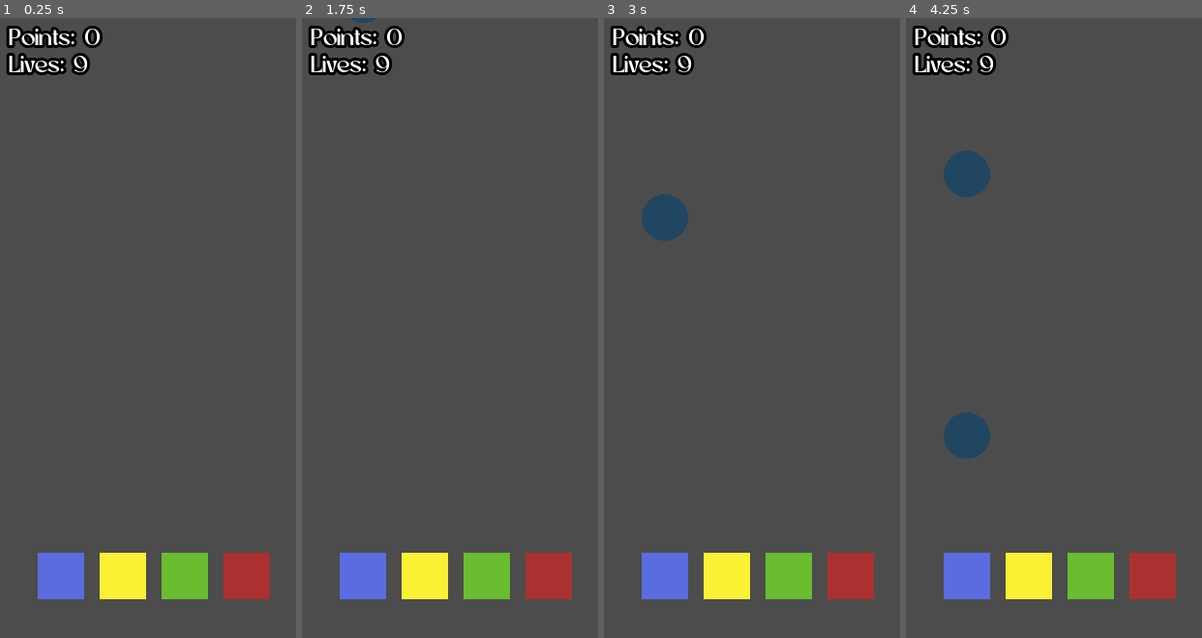
Above: before the commit, frames 1-4 (left to right).
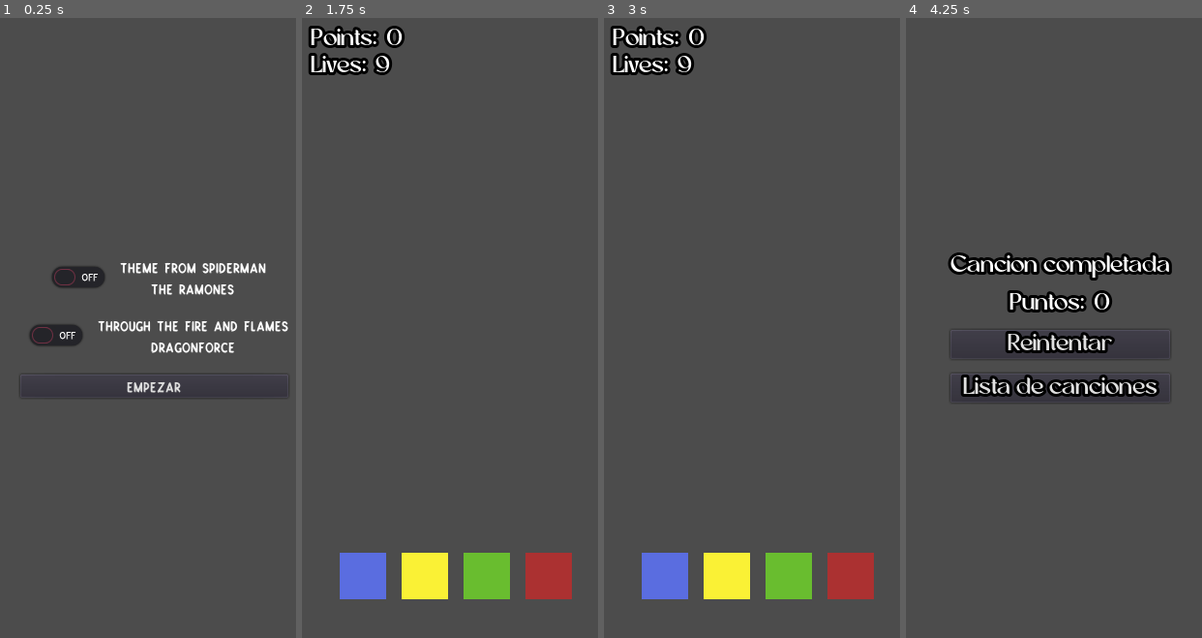
Above: after the commit, the same moments.

Repository: Axelrpg/Guitar-Hero
Game: Godot game, scene res://scenes/GUI/songs_list.tscn
Same seed, same stepped clock (60 frames per second), same inputs: the game is played once before the commit and once after it. Before the commit the project starts from res://scenes/play.tscn. Sound files missing from this copy of the repository are replaced by a short silence.
Inputs (mouse positions are in pixels of both pictures, inside the frame that each line leads up to):
- Up to frame 1 (0.25 s): no input
- Up to frame 2 (1.75 s): click (381, 278) at 0.52 s; click (455, 383) at 1.25 s, where only the run after the commit has a clickable "Empezar"
- Up to frame 3 (3 s): tap Q (button_1) at 2.1 s; click (757, 346) at 2.75 s, where only the run after the commit has a clickable "Reintentar"
- Up to frame 4 (4.25 s): tap W (button_2) at 3.6 s

The runs differ from the first frame. In frame 1, 9.4% of the frame differs, in the area x 2-98%, y 1-94%; in frame 2, less than 0.1%; in frame 3, 0.9%; in frame 4, 14%, in the area x 2-92%, y 1-94%.

Commit message:
Ventana al completar la canción

Diff:
--- /dev/null
+++ b/fonts/songs.tres
@@ -0,0 +1,6 @@
+[gd_resource type="DynamicFont" load_steps=2 format=2]
+
+[ext_resource path="res://fonts/Jason Brush.otf" type="DynamicFontData" id=1]
+
+[resource]
+font_data = ExtResource( 1 )
--- a/project.godot
+++ b/project.godot
@@ -11,7 +11,7 @@
 [application]
 
 config/name="Guitar Hero"
-run/main_scene="res://scenes/play.tscn"
+run/main_scene="res://scenes/GUI/songs_list.tscn"
 config/icon="res://icon.png"
 
 [autoload]
--- a/scenes/GLOBAL.gd
+++ b/scenes/GLOBAL.gd
@@ -6,6 +6,9 @@
 # Variables para almacenar el número de vidas y puntos del jugador
 var LIVES = 9
 var POINTS = 0
+
+# Variable para almacenar la ruta de la cancion seleccionada
+var SONG
 
 # Variable para almacenar el generador de números aleatorios
 onready var rng : RandomNumberGenerator = RandomNumberGenerator.new()
--- /dev/null
+++ b/scenes/GUI/buttongroup_songs.tres
@@ -0,0 +1,4 @@
+[gd_resource type="ButtonGroup" format=2]
+
+[resource]
+resource_name = "songs"
--- /dev/null
+++ b/scenes/GUI/completed_song.gd
@@ -0,0 +1,19 @@
+extends Control
+
+# Referencia al nodo que mostrará la puntuación
+onready var points = $VBoxContainer/HBoxContainer2/points
+
+# Se ejecuta al terminar de cargar la escena
+func _ready():
+	# Establece el texto de la puntuación con el valor de la variable global
+	points.text = str(GLOBAL.POINTS)
+
+# Se ejecuta al presionar el botón "Retry"
+func _on_retry_pressed():
+	# Cambia la escena actual a la escena de juego
+	get_tree().change_scene("res://scenes/play.tscn")
+
+# Se ejecuta al presionar el botón "Songs List"
+func _on_songs_list_pressed():
+	# Cambia la escena actual a la escena de la lista de canciones
+	get_tree().change_scene("res://scenes/GUI/songs_list.tscn")
--- a/scenes/gui/failed song.tscn
+++ b/scenes/GUI/completed_song.tscn
@@ -1,48 +1,47 @@
 [gd_scene load_steps=4 format=2]
 
 [ext_resource path="res://fonts/GUI.tres" type="DynamicFont" id=1]
-[ext_resource path="res://scenes/gui/failed song.gd" type="Script" id=2]
-[ext_resource path="res://music/Booooo.mp3" type="AudioStream" id=3]
+[ext_resource path="res://music/Claps.mp3" type="AudioStream" id=2]
+[ext_resource path="res://scenes/GUI/completed_song.gd" type="Script" id=3]
 
-[node name="failed song" type="Control"]
+[node name="completed_song" type="Control"]
 anchor_right = 1.0
 anchor_bottom = 1.0
-script = ExtResource( 2 )
+script = ExtResource( 3 )
 
 [node name="VBoxContainer" type="VBoxContainer" parent="."]
 anchor_left = 0.5
 anchor_top = 0.5
 anchor_right = 0.5
 anchor_bottom = 0.5
-margin_left = -106.5
+margin_left = -113.5
 margin_top = -76.5
-margin_right = 106.5
+margin_right = 113.5
 margin_bottom = 76.5
 custom_constants/separation = 15
 
 [node name="HBoxContainer" type="HBoxContainer" parent="VBoxContainer"]
-margin_right = 213.0
+margin_right = 227.0
 margin_bottom = 24.0
 alignment = 1
 
 [node name="Label" type="Label" parent="VBoxContainer/HBoxContainer"]
-margin_left = 26.0
-margin_right = 186.0
+margin_right = 227.0
 margin_bottom = 24.0
 custom_fonts/font = ExtResource( 1 )
-text = "Cancion fallida"
+text = "Cancion completada"
 align = 1
 valign = 1
 
 [node name="HBoxContainer2" type="HBoxContainer" parent="VBoxContainer"]
 margin_top = 39.0
-margin_right = 213.0
+margin_right = 227.0
 margin_bottom = 63.0
 alignment = 1
 
 [node name="Label" type="Label" parent="VBoxContainer/HBoxContainer2"]
-margin_left = 54.0
-margin_right = 137.0
+margin_left = 61.0
+margin_right = 144.0
 margin_bottom = 24.0
 custom_fonts/font = ExtResource( 1 )
 text = "Puntos: "
@@ -50,8 +49,8 @@
 valign = 1
 
 [node name="points" type="Label" parent="VBoxContainer/HBoxContainer2"]
-margin_left = 141.0
-margin_right = 158.0
+margin_left = 148.0
+margin_right = 165.0
 margin_bottom = 24.0
 custom_fonts/font = ExtResource( 1 )
 text = "0"
@@ -60,22 +59,23 @@
 
 [node name="retry" type="Button" parent="VBoxContainer"]
 margin_top = 78.0
-margin_right = 213.0
+margin_right = 227.0
 margin_bottom = 108.0
 custom_fonts/font = ExtResource( 1 )
 text = "Reintentar"
 icon_align = 1
 
-[node name="songs list" type="Button" parent="VBoxContainer"]
+[node name="songs_list" type="Button" parent="VBoxContainer"]
 margin_top = 123.0
-margin_right = 213.0
+margin_right = 227.0
 margin_bottom = 153.0
 custom_fonts/font = ExtResource( 1 )
 text = "Lista de canciones"
 icon_align = 1
 
-[node name="boooooo" type="AudioStreamPlayer" parent="."]
-stream = ExtResource( 3 )
+[node name="claps" type="AudioStreamPlayer" parent="."]
+stream = ExtResource( 2 )
 autoplay = true
 
 [connection signal="pressed" from="VBoxContainer/retry" to="." method="_on_retry_pressed"]
+[connection signal="pressed" from="VBoxContainer/songs_list" to="." method="_on_songs_list_pressed"]
--- /dev/null
+++ b/scenes/GUI/failed_song.gd
@@ -0,0 +1,19 @@
+extends Control
+
+# Referencia al nodo que mostrará la puntuación
+onready var points = $VBoxContainer/HBoxContainer2/points
+
+# Se ejecuta al terminar de cargar la escena
+func _ready():
+	# Establece el texto de la puntuación con el valor de la variable global
+	points.text = str(GLOBAL.POINTS)
+
+# Se ejecuta al presionar el botón "Retry"
+func _on_retry_pressed():
+	# Cambia la escena actual a la escena de juego
+	get_tree().change_scene("res://scenes/play.tscn")
+
+# Se ejecuta al presionar el botón "Songs List"
+func _on_songs_list_pressed():
+	# Cambia la escena actual a la escena de la lista de canciones
+	get_tree().change_scene("res://scenes/GUI/songs_list.tscn")
--- /dev/null
+++ b/scenes/GUI/failed_song.tscn
@@ -0,0 +1,82 @@
+[gd_scene load_steps=4 format=2]
+
+[ext_resource path="res://fonts/GUI.tres" type="DynamicFont" id=1]
+[ext_resource path="res://scenes/GUI/failed_song.gd" type="Script" id=2]
+[ext_resource path="res://music/Booooo.mp3" type="AudioStream" id=3]
+
+[node name="failed_song" type="Control"]
+anchor_right = 1.0
+anchor_bottom = 1.0
+script = ExtResource( 2 )
+
+[node name="VBoxContainer" type="VBoxContainer" parent="."]
+anchor_left = 0.5
+anchor_top = 0.5
+anchor_right = 0.5
+anchor_bottom = 0.5
+margin_left = -106.5
+margin_top = -76.5
+margin_right = 106.5
+margin_bottom = 76.5
+custom_constants/separation = 15
+
+[node name="HBoxContainer" type="HBoxContainer" parent="VBoxContainer"]
+margin_right = 213.0
+margin_bottom = 24.0
+alignment = 1
+
+[node name="Label" type="Label" parent="VBoxContainer/HBoxContainer"]
+margin_left = 26.0
+margin_right = 186.0
+margin_bottom = 24.0
+custom_fonts/font = ExtResource( 1 )
+text = "Cancion fallida"
+align = 1
+valign = 1
+
+[node name="HBoxContainer2" type="HBoxContainer" parent="VBoxContainer"]
+margin_top = 39.0
+margin_right = 213.0
+margin_bottom = 63.0
+alignment = 1
+
+[node name="Label" type="Label" parent="VBoxContainer/HBoxContainer2"]
+margin_left = 54.0
+margin_right = 137.0
+margin_bottom = 24.0
+custom_fonts/font = ExtResource( 1 )
+text = "Puntos: "
+align = 1
+valign = 1
+
+[node name="points" type="Label" parent="VBoxContainer/HBoxContainer2"]
+margin_left = 141.0
+margin_right = 158.0
+margin_bottom = 24.0
+custom_fonts/font = ExtResource( 1 )
+text = "0"
+align = 1
+valign = 1
+
+[node name="retry" type="Button" parent="VBoxContainer"]
+margin_top = 78.0
+margin_right = 213.0
+margin_bottom = 108.0
+custom_fonts/font = ExtResource( 1 )
+text = "Reintentar"
+icon_align = 1
+
+[node name="songs_list" type="Button" parent="VBoxContainer"]
+margin_top = 123.0
+margin_right = 213.0
+margin_bottom = 153.0
+custom_fonts/font = ExtResource( 1 )
+text = "Lista de canciones"
+icon_align = 1
+
+[node name="booooo" type="AudioStreamPlayer" parent="."]
+stream = ExtResource( 3 )
+autoplay = true
+
+[connection signal="pressed" from="VBoxContainer/retry" to="." method="_on_retry_pressed"]
+[connection signal="pressed" from="VBoxContainer/songs_list" to="." method="_on_songs_list_pressed"]
--- /dev/null
+++ b/scenes/GUI/songs_list.gd
@@ -0,0 +1,24 @@
+extends Control
+
+# Referencia a los botones de selección de canción
+onready var checkbuttons = [
+	$VBoxContainer/song1/CheckButton,
+	$VBoxContainer/song2/CheckButton
+]
+
+# Lista de canciones disponibles
+var songlist = [
+	"res://music/Theme From Spiderman.mp3",
+	"res://music/Through The Fire And Flames.mp3"
+]
+
+# Se ejecuta al presionar el botón "start"
+func _on_start_pressed():
+	# Itera a través de cada botón de selección de canción
+	for i in range(checkbuttons.size()):
+		# Verifica si el botón está presionado
+		if checkbuttons[i].pressed:
+			# Asigna la canción seleccionada a la variable global
+			GLOBAL.SONG = songlist[i]
+			# Cambia a la escena de juego
+			get_tree().change_scene("res://scenes/play.tscn")
--- /dev/null
+++ b/scenes/GUI/songs_list.tscn
@@ -0,0 +1,96 @@
+[gd_scene load_steps=4 format=2]
+
+[ext_resource path="res://fonts/songs.tres" type="DynamicFont" id=1]
+[ext_resource path="res://scenes/GUI/buttongroup_songs.tres" type="ButtonGroup" id=2]
+[ext_resource path="res://scenes/GUI/songs_list.gd" type="Script" id=3]
+
+[node name="song_menu" type="Control"]
+anchor_right = 1.0
+anchor_bottom = 1.0
+script = ExtResource( 3 )
+
+[node name="VBoxContainer" type="VBoxContainer" parent="."]
+anchor_left = 0.5
+anchor_top = 0.5
+anchor_right = 0.5
+anchor_bottom = 0.5
+margin_left = -138.5
+margin_top = -72.0
+margin_right = 138.5
+margin_bottom = 72.0
+custom_constants/separation = 20
+
+[node name="song1" type="HBoxContainer" parent="VBoxContainer"]
+margin_right = 277.0
+margin_bottom = 40.0
+alignment = 1
+
+[node name="CheckButton" type="CheckButton" parent="VBoxContainer/song1"]
+margin_left = 23.0
+margin_right = 99.0
+margin_bottom = 40.0
+group = ExtResource( 2 )
+
+[node name="VBoxContainer" type="VBoxContainer" parent="VBoxContainer/song1"]
+margin_left = 103.0
+margin_right = 254.0
+margin_bottom = 40.0
+
+[node name="song_name" type="Label" parent="VBoxContainer/song1/VBoxContainer"]
+margin_right = 151.0
+margin_bottom = 18.0
+custom_fonts/font = ExtResource( 1 )
+text = "Theme From Spiderman"
+align = 1
+valign = 1
+
+[node name="song_artist" type="Label" parent="VBoxContainer/song1/VBoxContainer"]
+margin_top = 22.0
+margin_right = 151.0
+margin_bottom = 40.0
+custom_fonts/font = ExtResource( 1 )
+text = "The Ramones"
+align = 1
+valign = 1
+
+[node name="song2" type="HBoxContainer" parent="VBoxContainer"]
+margin_top = 60.0
+margin_right = 277.0
+margin_bottom = 100.0
+alignment = 1
+
+[node name="CheckButton" type="CheckButton" parent="VBoxContainer/song2"]
+margin_right = 76.0
+margin_bottom = 40.0
+group = ExtResource( 2 )
+
+[node name="VBoxContainer" type="VBoxContainer" parent="VBoxContainer/song2"]
+margin_left = 80.0
+margin_right = 277.0
+margin_bottom = 40.0
+
+[node name="song_name" type="Label" parent="VBoxContainer/song2/VBoxContainer"]
+margin_right = 197.0
+margin_bottom = 18.0
+custom_fonts/font = ExtResource( 1 )
+text = "Through The Fire And Flames"
+align = 1
+valign = 1
+
+[node name="song_artist" type="Label" parent="VBoxContainer/song2/VBoxContainer"]
+margin_top = 22.0
+margin_right = 197.0
+margin_bottom = 40.0
+custom_fonts/font = ExtResource( 1 )
+text = "Dragonforce"
+align = 1
+valign = 1
+
+[node name="start" type="Button" parent="VBoxContainer"]
+margin_top = 120.0
+margin_right = 277.0
+margin_bottom = 144.0
+custom_fonts/font = ExtResource( 1 )
+text = "Empezar"
+
+[connection signal="pressed" from="VBoxContainer/start" to="." method="_on_start_pressed"]
--- a/scenes/gui/GUI.tscn
+++ b/scenes/gui/GUI.tscn
@@ -1,7 +1,7 @@
 [gd_scene load_steps=3 format=2]
 
 [ext_resource path="res://fonts/GUI.tres" type="DynamicFont" id=1]
-[ext_resource path="res://scenes/gui/GUI.gd" type="Script" id=2]
+[ext_resource path="res://scenes/GUI/GUI.gd" type="Script" id=2]
 
 [node name="GUI" type="Control"]
 anchor_right = 1.0
--- a/scenes/gui/failed song.gd
+++ /dev/null
@@ -1,9 +0,0 @@
-extends Control
-
-onready var points = $VBoxContainer/HBoxContainer2/points
-
-func _ready():
-	points.text = str(GLOBAL.POINTS)
-
-func _on_retry_pressed():
-	get_tree().change_scene("res://scenes/play.tscn")
--- a/scenes/play.gd
+++ b/scenes/play.gd
@@ -1,5 +1,18 @@
 extends Node2D
 
+# Cargar la canción desde la variable global
+var song = load(GLOBAL.SONG)
+
 func _ready():
+	# Establece la cantidad de vidas y puntos en cero
 	GLOBAL.LIVES = 9
 	GLOBAL.POINTS = 0
+	# Asigna la canción cargada al stream del reproductor
+	$music.stream =song
+	# Comienza a reproducir la canción
+	$music.play()
+
+# Se ejecuta al terminar la canción
+func _on_music_finished():
+	# Cambia la escena actual a la escena de "canción completada"
+	get_tree().change_scene("res://scenes/GUI/completed_song.tscn")
--- a/scenes/play.tscn
+++ b/scenes/play.tscn
@@ -1,13 +1,12 @@
-[gd_scene load_steps=10 format=2]
+[gd_scene load_steps=9 format=2]
 
 [ext_resource path="res://scenes/buttons/button_3.tscn" type="PackedScene" id=1]
 [ext_resource path="res://scenes/buttons/button_4.tscn" type="PackedScene" id=2]
 [ext_resource path="res://scenes/buttons/button_2.tscn" type="PackedScene" id=3]
 [ext_resource path="res://scenes/buttons/button_1.tscn" type="PackedScene" id=4]
-[ext_resource path="res://scenes/points/point generator.tscn" type="PackedScene" id=5]
-[ext_resource path="res://music/Through The Fire And Flames.mp3" type="AudioStream" id=6]
-[ext_resource path="res://scenes/gui/GUI.tscn" type="PackedScene" id=7]
-[ext_resource path="res://scenes/points/point optimizer.tscn" type="PackedScene" id=8]
+[ext_resource path="res://scenes/points/point_generator.tscn" type="PackedScene" id=5]
+[ext_resource path="res://scenes/GUI/GUI.tscn" type="PackedScene" id=7]
+[ext_resource path="res://scenes/points/point_optimizer.tscn" type="PackedScene" id=8]
 [ext_resource path="res://scenes/play.gd" type="Script" id=9]
 
 [node name="play" type="Node2D"]
@@ -25,13 +24,13 @@
 [node name="button_4" parent="." instance=ExtResource( 2 )]
 position = Vector2( 256, 576 )
 
-[node name="point generator" parent="." instance=ExtResource( 5 )]
+[node name="point_generator" parent="." instance=ExtResource( 5 )]
 
-[node name="point optimizer" parent="." instance=ExtResource( 8 )]
+[node name="point_optimizer" parent="." instance=ExtResource( 8 )]
 
 [node name="GUI" parent="." instance=ExtResource( 7 )]
 
 [node name="music" type="AudioStreamPlayer2D" parent="."]
 position = Vector2( 160, 320 )
-stream = ExtResource( 6 )
-autoplay = true
+
+[connection signal="finished" from="music" to="." method="_on_music_finished"]
--- a/scenes/points/point generator.tscn
+++ b/scenes/points/point_generator.tscn
@@ -1,8 +1,8 @@
 [gd_scene load_steps=2 format=2]
 
-[ext_resource path="res://scenes/points/point generator.gd" type="Script" id=1]
+[ext_resource path="res://scenes/points/point_generator.gd" type="Script" id=1]
 
-[node name="point generator" type="Node2D"]
+[node name="point_generator" type="Node2D"]
 script = ExtResource( 1 )
 
 [node name="pos_point_1" type="Position2D" parent="."]
@@ -21,7 +21,7 @@
 wait_time = 1.5
 autostart = true
 
-[node name="spawn speed" type="Timer" parent="."]
+[node name="spawn_speed" type="Timer" parent="."]
 wait_time = 10.0
 autostart = true
 
@@ -30,5 +30,5 @@
 autostart = true
 
 [connection signal="timeout" from="spawn" to="." method="_on_spawn_timeout"]
-[connection signal="timeout" from="spawn speed" to="." method="_on_spawn_speed_timeout"]
+[connection signal="timeout" from="spawn_speed" to="." method="_on_spawn_speed_timeout"]
 [connection signal="timeout" from="velocity" to="." method="_on_velocity_timeout"]
--- a/scenes/points/point optimizer.gd
+++ b/scenes/points/point_optimizer.gd
@@ -8,7 +8,7 @@
 			# Reducir la cantidad de vidas en 1
 			GLOBAL.LIVES -= 1
 		else:
-			get_tree().change_scene("res://scenes/gui/failed song.tscn")
+			get_tree().change_scene("res://scenes/GUI/failed_song.tscn")
 		# Reproducir el sonido
 		$error.play()
 		# Eliminar el objeto entrante
--- a/scenes/points/point optimizer.tscn
+++ b/scenes/points/point_optimizer.tscn
@@ -1,12 +1,12 @@
 [gd_scene load_steps=4 format=2]
 
-[ext_resource path="res://scenes/points/point optimizer.gd" type="Script" id=1]
+[ext_resource path="res://scenes/points/point_optimizer.gd" type="Script" id=1]
 [ext_resource path="res://music/Error.mp3" type="AudioStream" id=2]
 
 [sub_resource type="RectangleShape2D" id=1]
 extents = Vector2( 168, 8 )
 
-[node name="point optimizer" type="Area2D"]
+[node name="point_optimizer" type="Area2D"]
 script = ExtResource( 1 )
 
 [node name="CollisionShape2D" type="CollisionShape2D" parent="."]
Not shown, added: export_presets.cfg
Binary file added: fonts/Jason Brush.otf
Not shown, added: music/Claps.mp3.import
Not shown, added: music/Theme From Spiderman.mp3.import
Renamed: scenes/points/point generator.gd -> scenes/points/point_generator.gd
Not shown, added: music/Claps.mp3
Not shown, added: music/Theme From Spiderman.mp3
